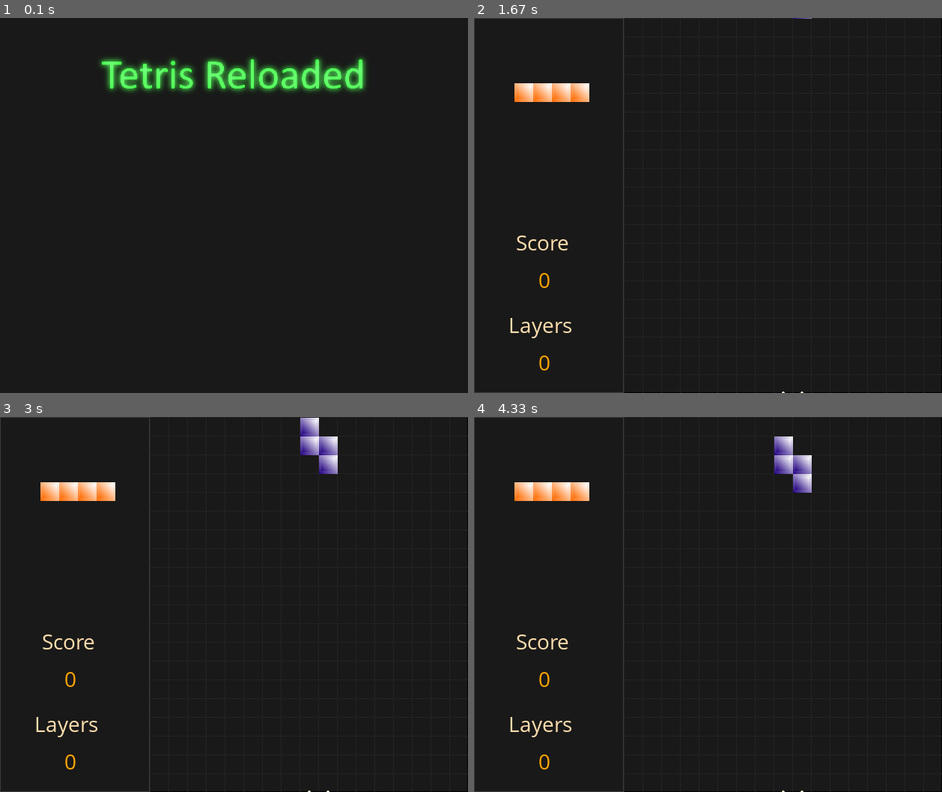
Above: before the commit, frames 1-4 (two rows, left to right).
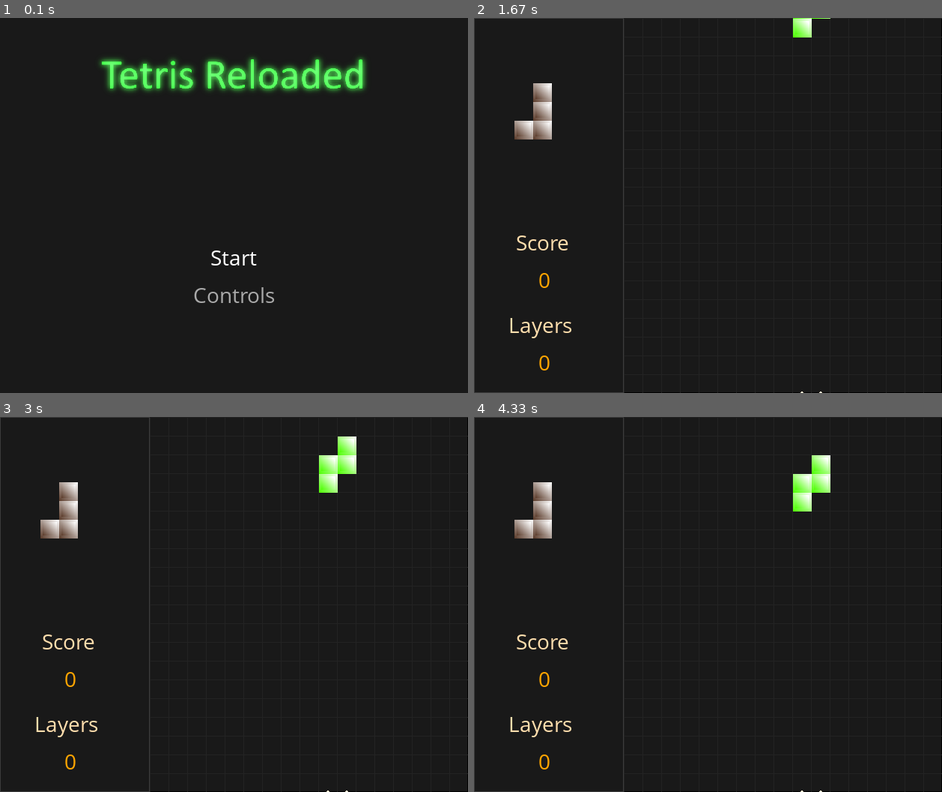
Above: after the commit, the same moments.

Repository: RoboAI/Tetris-in-Pygame
Game: pygame game, started from TheTetrisGame.py
Two runs of this game, one before a commit and one after it. Both use one fixed random seed, a clock stepped at 60 frames per second and the inputs below.
Inputs:
- Up to frame 1 (0.1 s): no input
- Up to frame 2 (1.67 s): tap Enter at 0.33 s; tap Right Shift at 0.67 s; hold Right 1-1.47 s; hold Up from 1.5 s (still down)
- Up to frame 3 (3 s): release Up at 1.8 s; hold Right 1.83-2.3 s; hold Left 2.33-2.87 s; hold Down from 2.9 s (still down)
- Up to frame 4 (4.33 s): release Down at 3.2 s; hold Left 3.23-3.63 s; hold Up 3.67-4.03 s; hold Right from 4.07 s (still down)

The runs differ from the first frame. In frame 1, 0.4% of the frame differs, in the area x 41-59%, y 62-76%; in frame 2, 1.6%; in frame 3, 2.8%, in the area x 8-77%, y 0-100%; in frame 4, 2.8%.

Commit message:
"fixed get_new_shape_by_name()"

Diff:
--- a/Globals.py
+++ b/Globals.py
@@ -83,6 +83,8 @@
     row_cleared_points = 3
     multi_row_bonus = 5
     game_speed_increment = 100
+    next_level_threshold = 2 # increase game speed after every 'x' layers cleared
+    max_layers_cleared_speed_inc = 50 # > than this, then no more speed increase
 
     border_thickness = 1
 
--- a/InputProcessor.py
+++ b/InputProcessor.py
@@ -21,21 +21,22 @@
     def get_delegate_keyup(self, key_released):
         return self.key_up_delegates.get(key_released, None)
 
-    def process_inputs(self, *args) -> int:
+    def process_inputs(self, *args) -> list:
         # loop through input-events
         for event in pygame.event.get():
 
             # Did the user click the window close button?
             if event.type == pygame.QUIT:
-                return event.type
+                return ([event, None])
 
             # check for key-down
-            if event.type == pygame.KEYDOWN:
+            elif event.type == pygame.KEYDOWN:
 
                 # get function delegate and call it
                 fn = self.get_delegate_keydown(event.key)
                 if( fn != None ):
-                    fn(args[0])
+                    return ([event, fn(args[0])])
+                return ([event, None])
 
             # check for key-up
             elif event.type == pygame.KEYUP:
@@ -43,5 +44,6 @@
                 # get function delegate and call it
                 fn = self.get_delegate_keyup(event.key)
                 if( fn != None ):
-                    fn(args[0])
+                    return ([event, fn(args[0])])
+                return ([event, None])
 #-------------------------------------------
--- /dev/null
+++ b/ScreenMainMenu.py
@@ -0,0 +1,145 @@
+import pygame
+
+from Globals import Globals
+from InputProcessor import InputProcessor
+
+gb = Globals
+
+class ScreenMainMenu:
+    def __init__(self) -> None:
+        self.title_logo: pygame.Surface = None
+        self.title_logo_rc = [0,0,0,0]
+        self.start_text = "Start"
+        self.controls_text = "Controls"
+        self.selection = 0
+
+        self.off_font_colour = "darkgray"
+        self.on_font_colour = "white"
+        self.start_rc = None
+        self.controls_rc = None
+        self.font: pygame.font.SysFont = None
+        self.start_surface: pygame.Surface = None
+        self.controls_surface: pygame.Surface = None
+        self.font_family = "Comic Sans MS"
+        self.font_size = 30
+
+        self.init()
+
+    def init_title(self):
+        self.title_logo = pygame.image.load("images/title.png")
+
+        scale = (gb.screen_width / self.title_logo.get_width()) / 1.5
+
+        title_rect: pygame.Rect = pygame.Rect([
+                        0,
+                        0,
+                        int(scale * self.title_logo.get_width()),
+                        int(scale * self.title_logo.get_height())])
+
+        title_rect.move_ip(gb.screen_width / 2 - title_rect.width / 2, 25)
+
+        self.title_logo = pygame.transform.scale(self.title_logo, title_rect.size)
+        self.title_logo_rc = [title_rect.left, title_rect.top, title_rect.right, title_rect.bottom]
+
+
+    def init_menu(self):
+        self.font = pygame.font.SysFont(self.font_family, self.font_size)
+
+        self.start_surface = self.font.render(self.start_text, True, self.on_font_colour)
+        self.controls_surface = self.font.render(self.controls_text, True, self.off_font_colour)
+
+        #self.start_surface = pygame.Surface(0,0,0,0)
+        #scale = self.start_surface.get_width() / self.start_surface.get_height()
+        #text_rect = pygame.Rect(self.start_surface.get_rect())
+        #text_rect.inflate_ip()
+        #self.start_surface = pygame.transform.scale(self.start_surface, text_rect.size)
+
+        self.start_rc = [gb.screen_width / 2 - self.start_surface.get_width() / 2,
+                         gb.screen_height / 2 + 50]
+        self.controls_rc = [gb.screen_width / 2 - self.controls_surface.get_width() / 2,
+                         gb.screen_height / 2 + 100]
+
+
+    def init(self):
+        self.init_title()
+        self.init_menu()
+        self.highlight_menu(self.start_text)
+
+
+    def highlight_menu(self, menu_name: str):
+        if(menu_name.lower() == self.start_text.lower()):
+            self.start_surface = self.font.render(self.start_text, True, self.on_font_colour)
+            self.controls_surface = self.font.render(self.controls_text, True, self.off_font_colour)
+        elif(menu_name.lower() == self.controls_text.lower()):
+            self.start_surface = self.font.render(self.start_text, True, self.off_font_colour)
+            self.controls_surface = self.font.render(self.controls_text, True, self.on_font_colour)
+        else:
+            pass
+
+
+    def menu_hovered(self, selection: int):
+        if(selection == 0):
+            self.highlight_menu(self.start_text)
+        elif(selection == 1):
+            self.highlight_menu(self.controls_text)
+        else:
+            pass
+
+    def keydown_down(self, *args):
+        self.selection += 1
+        if(self.selection >= 2):
+            self.selection = 1
+        self.menu_hovered(self.selection)
+
+        return None
+
+    def keydown_up(self, *args):
+        self.selection -= 1
+        if(self.selection < 0):
+            self.selection = 0
+        self.menu_hovered(self.selection)
+
+        return None
+
+    def keydown_return(self, *args):
+        if(self.selection == 0):
+            return self.start_text.lower()
+        elif(self.selection == 1):
+            return self.controls_text.lower()
+        else:
+            pass
+
+        return
+
+
+    # def do_input(self, event: pygame.event) -> str:
+    #     if(event.key == pygame.K_RETURN):
+    #         if(self.selection == 0):
+    #             return self.start_text.lower()
+    #         elif(self.selection == 1):
+    #             return self.controls_text.lower()
+    #         else:
+    #             pass
+
+    #     if(event.key == pygame.K_DOWN):
+    #         self.selection += 1
+    #         if(self.selection >= 2):
+    #             self.selection = 1
+    #     elif(event.key == pygame.K_UP):
+    #         self.selection -= 1
+    #         if(self.selection < 0):
+    #             self.selection = 0
+
+    #     self.menu_hovered(self.selection)
+
+
+    def draw(self, screen: pygame.Surface):
+        # Fill the background
+        screen.fill(gb.grid_bk_colour)
+
+        # draw title
+        screen.blit(self.title_logo, self.title_logo_rc)
+
+        # draw buttons
+        screen.blit(self.start_surface, self.start_rc)
+        screen.blit(self.controls_surface, self.controls_rc)
--- a/TheTetrisGame.py
+++ b/TheTetrisGame.py
@@ -13,6 +13,7 @@
 from SoundManager import SoundManager
 from AutoDownMoveInterval import AutoDownMoveInterval
 from InputProcessor import InputProcessor
+from ScreenMainMenu import ScreenMainMenu
 from MyFunctions import get_angle, get_distance, get_distance_from_pts, get_points_on_top
 
 
@@ -24,7 +25,7 @@
     item = random.choice(items)
     return item
 
-# get random colour
+# get shape's corresponding colour
 def get_shape_colour(shape_name) -> str:
     colour = gb.GameShapeColours.get(shape_name)
     return colour
@@ -57,8 +58,11 @@
 # fix this: it works but get GameShapes should return {key: value} not just {value}
 # then return should be: return setup_new_shape(found_item)
 def get_new_shape_by_name(shape_name) -> TetriminoShape:
-    found_item = gb.GameShapes.get(shape_name)
-    return setup_new_shape([shape_name, found_item])
+    items = list(gb.GameShapes.items())
+    item = gb.GameShapes.get(shape_name)
+    item = [i for i in items if i[0] == shape_name]
+    item = item[0]
+    return item
 
 
 # start main theme
@@ -139,8 +143,7 @@
 #---------------------
 
 # current shape
-player_shape = get_next_random_shape()
-player_shape = setup_new_shape(player_shape)
+player_shape = None
 #---------------------
 # player_shape = get_new_shape_by_name("S")
 # player_shape.blocks[0].colour = "blue"
@@ -150,8 +153,7 @@
 #---------------------
 
 # next shape
-player_next_shape = get_next_random_shape()
-player_next_shape = setup_next_shape(player_next_shape)
+player_next_shape = None
 #---------------------
 
 # shape markers
@@ -349,12 +351,17 @@
 
     gb.player_score += (gb.row_cleared_points * num_rows_cleared) + (gb.multi_row_bonus * (num_rows_cleared - 1))
     gb.layers_cleared += num_rows_cleared
-    gb.player_level = gb.layers_cleared % 5
+    if(gb.layers_cleared % gb.next_level_threshold == 0):
+        gb.player_level += 1
     temp_rows_cleared_counter += num_rows_cleared
 
-    if(gb.layers_cleared < 50 and temp_rows_cleared_counter >= 1):
-        temp_rows_cleared_counter = 0
+    # if next-speed-increase condition is met
+    if(gb.layers_cleared < gb.max_layers_cleared_speed_inc and
+       temp_rows_cleared_counter >= gb.next_level_threshold ):
+        # increase movemnet speed
         increase_move_speed_by(player_shape, gb.game_speed_increment)
+        # remove gb.next_level_threshold from counter, leaving the remainder to continue counting
+        temp_rows_cleared_counter %= gb.next_level_threshold
 
 
 # TODO: parameter current_shape isn't used. Also separate this function into sub-functions
@@ -427,10 +434,11 @@
         #---------------------------------------------------
 
     # switch current-shape to the displayed next-shape
-    player_shape = get_new_shape_by_name(player_next_shape.desc)
+    player_shape = setup_new_shape(get_new_shape_by_name(player_next_shape.desc))
 
     # get new next shape
     player_next_shape = setup_next_shape(get_next_random_shape())
+    #player_next_shape = get_new_shape_by_name("I")
 
     # TODO: take this somewhere else
     # update bounding box and top-points
@@ -555,7 +563,6 @@
     global auto_move_interval_actual
     global auto_move_interval_fast
 
-    #auto_move_interval_temp.set_interval(auto_move_interval.interval)
     auto_move_interval.set_interval(auto_move_interval.interval + speed)
     auto_move_interval_fast.set_interval(auto_move_interval_fast.interval + speed)
 
@@ -574,59 +581,65 @@
 
 
 
-# TODO: move this somewhere else
-menu_input_processor = InputProcessor()
-main_input_processor = InputProcessor()
-
-menu_input_processor.add_keydown_callback(pygame.K_RETURN, skip_menu)
-
-main_input_processor.add_keydown_callback(pygame.K_LEFT, move_shape_left_once)
-main_input_processor.add_keydown_callback(pygame.K_UP, move_shape_up_once)
-main_input_processor.add_keydown_callback(pygame.K_RIGHT, move_shape_right_once)
-main_input_processor.add_keydown_callback(pygame.K_DOWN, move_shape_down_once)
-main_input_processor.add_keydown_callback(pygame.K_r, rotate_shape_cw)
-main_input_processor.add_keydown_callback(pygame.K_RSHIFT, rotate_shape_cw)
-main_input_processor.add_keydown_callback(pygame.K_SPACE, set_speed_max)
-main_input_processor.add_keyup_callback(pygame.K_SPACE, set_speed_to_normal)
-#---------------------
-
-
-
-#-------------------------------------------
-title_logo = pygame.image.load("images/title.png")
-scale = (gb.screen_width / title_logo.get_width()) / 1.5
-
-title_logo_rc = [0, 0,
-                int(scale * title_logo.get_width()), int(scale * title_logo.get_height())]
-title_rect: pygame.Rect = pygame.Rect(title_logo_rc)
-title_rect.move_ip(gb.screen_width / 2 - title_rect.width / 2,
-                   25)
-title_logo = pygame.transform.scale(title_logo, title_rect.size)
-#-------------------------------------------
-
+#-------------------------------------------
+main_menu = ScreenMainMenu()
+#-------------------------------------------
+
+
+#-------------------------------------------
+menu_level_input = InputProcessor()
+menu_level_input.add_keydown_callback(pygame.K_RETURN, main_menu.keydown_return)
+menu_level_input.add_keydown_callback(pygame.K_DOWN, main_menu.keydown_down)
+menu_level_input.add_keydown_callback(pygame.K_UP, main_menu.keydown_up)
+#-------------------------------------------
+
+#-------------------------------------------
+main_level_input = InputProcessor()
+main_level_input.add_keydown_callback(pygame.K_LEFT, move_shape_left_once)
+main_level_input.add_keydown_callback(pygame.K_UP, move_shape_up_once)
+main_level_input.add_keydown_callback(pygame.K_RIGHT, move_shape_right_once)
+main_level_input.add_keydown_callback(pygame.K_DOWN, move_shape_down_once)
+main_level_input.add_keydown_callback(pygame.K_r, rotate_shape_cw)
+main_level_input.add_keydown_callback(pygame.K_RSHIFT, rotate_shape_cw)
+main_level_input.add_keydown_callback(pygame.K_SPACE, set_speed_max)
+main_level_input.add_keydown_callback(pygame.K_RETURN, set_speed_max)
+main_level_input.add_keyup_callback(pygame.K_SPACE, set_speed_to_normal)
+main_level_input.add_keyup_callback(pygame.K_RETURN, set_speed_to_normal)
+#-------------------------------------------
+
+#-------------------------------------------
 # menu loop
-while in_menu:
+while in_menu and running:
      # set frame-rate and store time-elapsed since last frame
     time_passed += clock.tick(60)
 
     # process inputs
-    k = menu_input_processor.process_inputs(player_shape)
-    if(k == pygame.QUIT):
-        skip_menu()
-
-    # Fill the background
-    screen.fill(gb.grid_bk_colour)
-
-    # draw title
-    screen.blit(title_logo, title_rect)
+    e = menu_level_input.process_inputs(None)
+    if(e != None and e[0] != None):
+        if(e[0].type == pygame.QUIT):
+            quit_game()
+        elif(e[1] != None and e[1] == "start"):
+            skip_menu()
+
+    # draw the menu
+    main_menu.draw(screen)
 
      # Flip the display
     pygame.display.flip()
 #-------------------------------------------
 
+#-------------------------------------------
 # reset it so behaves consistent everytime
 time_passed = 0
-#---------------------
+#-------------------------------------------
+
+#------------------------------------------
+player_shape = setup_new_shape(get_next_random_shape())
+player_next_shape = setup_next_shape(get_next_random_shape())
+#-------------------------------------------
+
+abcde = get_next_random_shape()
+abcd1 = get_new_shape_by_name("I")
 
 # main loop
 while running:
@@ -635,9 +648,10 @@
     time_passed += clock.tick(60)
 
     # process inputs
-    k = main_input_processor.process_inputs(player_shape)
-    if(k == pygame.QUIT):
-        quit_game()
+    e = main_level_input.process_inputs(player_shape)
+    if(e != None and e[0] != None):
+        if(e[0].type == pygame.QUIT):
+            quit_game()
 
     # Fill the background
     screen.fill(gb.grid_bk_colour)
